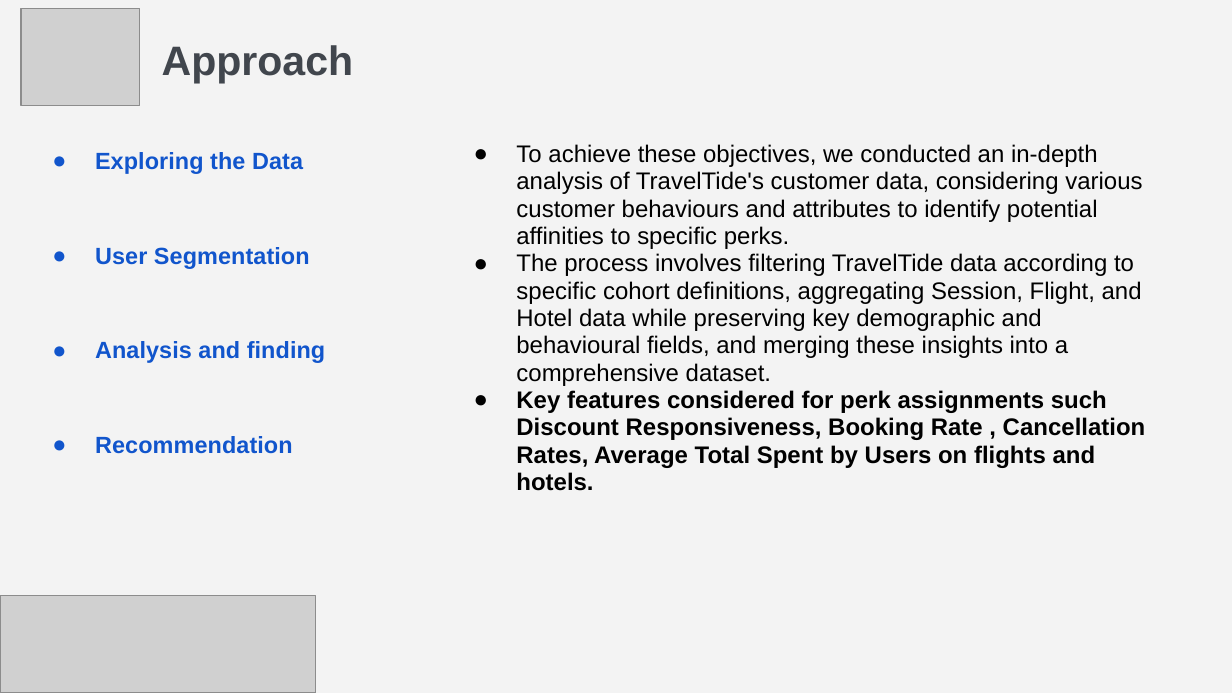
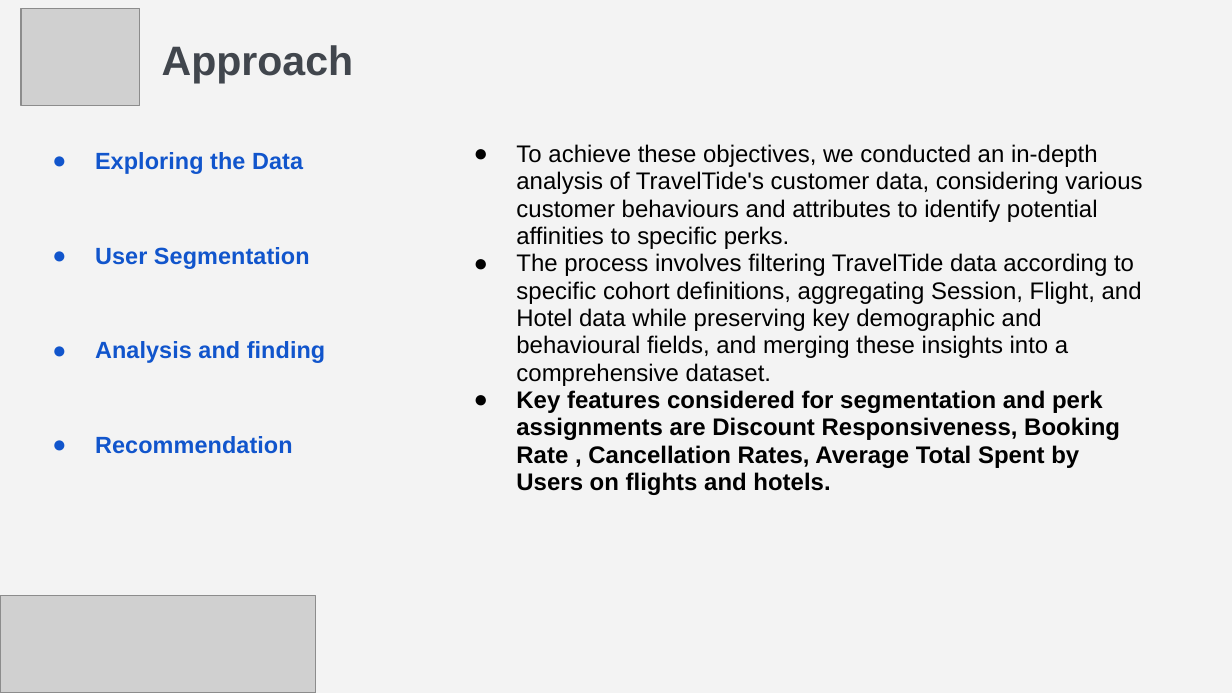
Before and after one commit to LeelaYathapu/TravelTide-Rewards-Program, a slide deck: slide 3 of TravelTide Loyalty Program Presentation.pptx. Drawn at 1232x693 pixels with LibreOffice and Linux fonts; fonts in the diff are those of the drawing; grey boxes stand for pictures. Boxes give left, top, right and bottom in pixels: in the first picture for what was removed or moved away, otherwise in the second. Text is boxed around its words. In the diff, an @@ line names an element or a change of style, - is before the commit and + after.

```diff
--- a/TravelTide Loyalty Program Presentation.pptx
+++ b/TravelTide Loyalty Program Presentation.pptx
@@ text at [516, 390, 1120, 495]: text changed @@
-● Key features considered for perk assignments such Discount Responsiveness, Booking Rate , Cancellation Rates, Average Total Spent by Users on flights and hotels.
+● Key features considered for segmentation and perk assignments are Discount Responsiveness, Booking Rate , Cancellation Rates, Average Total Spent by Users on flights and hotels.
```
Also in this commit, not shown: 7 other slides changed, 1 other file.
